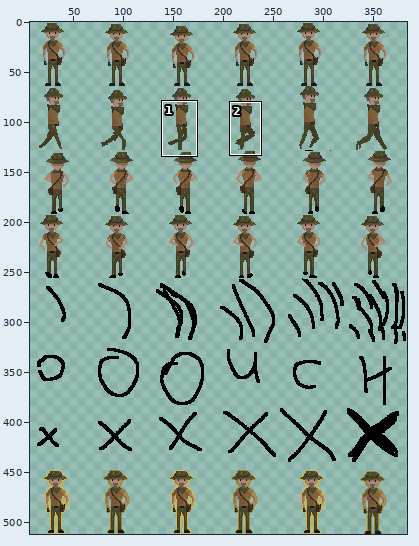
Sprite sheet: LostInTheMap/assets/graphics/characters/giovanni.png. The picture above shows the old version from afar; the outline marks the close-up.
Close-up. Before:
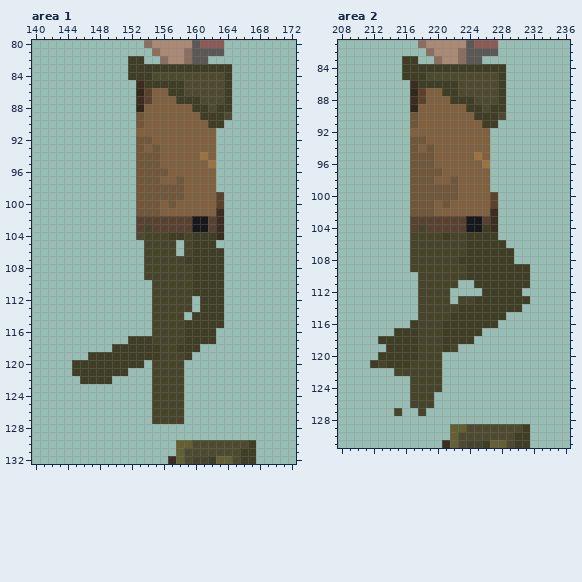
The file is 384x512 pixels. Colours within 5 levels of each other are drawn and written as one. Shown: area 1: x 140..172, y 80..132; area 2: x 208..236, y 81..131. The wide view leaves out empty margins. The commit also changed other parts of the picture, which this record leaves out.
Now the later version:
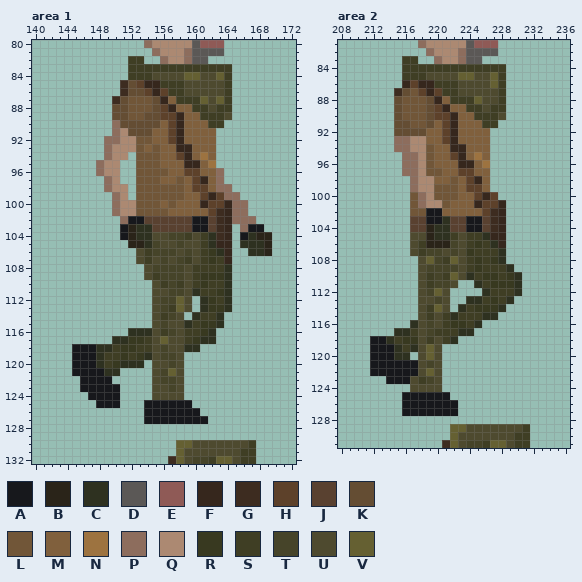
Palette (. is transparent): A #17181c  B #2a2419  C #2e3120  D #5b5856  E #8f5a56  F #36271d  G #3d2c20  H #5d412a  J #594130  K #644d33  L #715638  M #80603d  N #9d7340  P #8d6d5d  Q #ac8972  R #383920  S #3f3e24  T #464429  U #4e4a2f  V #656032
Change:
--- area 1
@@ x 140..172 @@
  83 ............SSSSSSSSSSSSS........
- 84 ............SSSUUUUUUUUUS........
- 85 .............GSSSSSUUUUUS........
- 86 .............FHMMSSUUUUUS........
- 87 .............GHMMMSSSUUUS........
- 88 .............FMMMMMMSSUSS........
- 89 .............LMMMMMMMSSSU........
- 90 .............LMMMMMMMMSS.........
- 91 .............MMMMMMMMMM..........
- 92 .............LLMMMMMMMM..........
- 93 .............LMLMMMMMMM..........
- 94 .............LLLMMMMMNM..........
- 95 .............LLLMMMMMMN..........
- 96 .............LLLLMMMMMM..........
- 97 .............LLLMMLMMMM..........
- 98 .............LLLLLLMMMM..........
- 99 .............LLLLLLMMMMH.........
-100 .............LLLMLMMMMMH.........
-101 .............LLLMMMMMMMG.........
-102 .............JJJJJJJAAJG.........
-103 .............JTJJJJJAAJG.........
-104 .............UTTTSSTSSSG.........
-105 ..............TTTT.TSSS..........
-106 ..............TTTT.TSSSS.........
-107 ..............TTTTTSSSSS.........
-108 ..............TTTTTTSSSS.........
-109 ..............TTTTTTSSSS.........
-110 ...............TTTTTSSSS.........
-111 ...............TTTTTSSSS.........
-112 ...............TTTTT.SSS.........
-113 ...............TTTTT.SSS.........
-114 ...............TTTT.SSSS.........
-115 ...............TTTTSSSSS.........
-116 ...............TTTTSSSS..........
-117 ............SSSTTTTSSSS..........
-118 ..........SSSSSSTTSSS............
-119 .......SSSSSSSSSTTTS.............
-120 .....SSSSSSSSS.TTTT..............
-121 .....SSSSSSS...TTTT..............
-122 ......SSSS.....TTTT..............
-123 ...............TTTT..............
-124 ...............TTTT..............
-125 ...............TTTT..............
-126 ...............TTTT..............
-127 ...............TTTT..............
+ 84 ............SSSUUUUVVUUVS........
+ 85 ...........GKHFFSSSUUUUUS........
+ 86 ...........GKKHFHSSUUUUUS........
+ 87 ..........GKLLLKFMSSSVUVS........
+ 88 ..........KKLLLKHFMMSSUSS........
+ 89 ..........KKLLKKHHFMMSSSU........
+ 90 ..........PKKKKKMHFMMMSS.........
+ 91 ..........PQKKKMMHFMMMM..........
+ 92 .........PPQQLLMMHFMMMM..........
+ 93 .........PQQQLMLMMFFMMM..........
+ 94 .........PQQ.LLLMMHFMNM..........
+ 95 ........PQQ..LLLMMMFFMN..........
+ 96 ........PQQ..LLLLMMHHMMP.........
+ 97 .........PQ..LLLMMLMHFMP.........
+ 98 .........PQQ.LLLLLLMHHMPP........
+ 99 ..........PQ.LLLLLLMMHFHPP.......
+100 ..........PQQLLLMLMMMFHHFPP......
+101 ..........PQQLLLLMMMMMHGFPP......
+102 ...........PAAJJJJJJAAJGFPPP.....
+103 ...........ABCCJJJJJAAJGF.PAA....
+104 ...........ABCCUUTTSUSCGF.ACBB...
+105 ............BBCTUUTUUSCFF.CCCB...
+106 .............USTTTUTUSRCF..CCB...
+107 .............USUTUTSUSRSF........
+108 ..............UTTTTUSSSSC........
+109 ..............USTTTUSRRRC........
+110 ...............USTSUSRSSC........
+111 ...............UUTTUCSSRC........
+112 ...............UTTVU.CRSC........
+113 ...............UTSVU.CRRC........
+114 ...............USTU.CSSC.........
+115 ...............UTUUCSRRC.........
+116 ............CCCUSTUSSRC..........
+117 ..........CCRRSUVUUSRCC..........
+118 .....AAACCSRRSSUTUUCC............
+119 .....AAACSSRSRCUTTU..............
+120 .....AAACSRCCC.UUTU..............
+121 .....AAAACC....UTVU..............
+122 ......AAAA.....UTTU..............
+123 ......AAAAA....UUTU..............
+124 .......AAAA....UUUU..............
+125 ........AAA...AAAAAA.............
+126 ..............AAAAAAA............
+127 ..............AAAAAAAA...........
 128 .................................
--- area 2
@@ x 208..236 @@
  84 ........SSSSSSSSSSSSS........
- 85 ........SSSUUUUUUUUUS........
- 86 .........GSSSSSUUUUUS........
- 87 .........FHMMSSUUUUUS........
- 88 .........GHMMMSSSUUUS........
- 89 .........FMMMMMMSSUSS........
- 90 .........LMMMMMMMSSSU........
- 91 .........LMMMMMMMMSS.........
- 92 .........MMMMMMMMMM..........
- 93 .........LLMMMMMMMM..........
- 94 .........LMLMMMMMMM..........
- 95 .........LLLMMMMMNM..........
- 96 .........LLLMMMMMMN..........
- 97 .........LLLLMMMMMM..........
- 98 .........LLLMMLMMMM..........
- 99 .........LLLLLLMMMM..........
-100 .........LLLLLLMMMMH.........
-101 .........LLLMLMMMMMH.........
-102 .........LLLMMMMMMMG.........
-103 .........JJJJJJJAAJG.........
-104 .........JTJJJJJAASG.........
-105 .........TTTTSTTSSSS.........
-106 .........TTTTTTTSSSSS........
-107 .........TTTTTTTSSSSSS.......
-108 .........TTTTTTSSSSSSS.......
-109 .........TTTTTTTSSSSSSSS.....
-110 ..........TTTTTTSSSSSSSS.....
-111 ..........TTTTT..SSSSSSS.....
-112 ..........TTTT....SSSSS......
-113 ..........TTTT.TTSSSSSSS.....
-114 ..........TTTTTSSSSSSSS......
-115 ..........TTTTSSSSSSS........
-116 .........STTTSSSSSSS.........
-117 .......SSSTTTSSSSS...........
-118 .....SSSSSTTTSSSS............
-119 ......SSSSTTTST..............
-120 .....SSSSSTTT................
-121 ....STSSSTTTT................
-122 .......TTTTTT................
-123 .........TTTT................
-124 .........TTTT................
-125 .........TTT.................
-126 .........TTT.................
-127 .......T..T..................
+ 85 ........SSSUUUUVVUUVS........
+ 86 ........FHFFSSSUUUUVS........
+ 87 .......GKLHFHSSUUUUUS........
+ 88 .......KLLLKFMSSSVUUS........
+ 89 .......KLLLKHFMMSSUSS........
+ 90 .......KLLLKHHFMMSSSU........
+ 91 .......KKLLKMHFMMMSS.........
+ 92 .......KKKKMMHFMMMM..........
+ 93 .......PPQQMMHFMMMM..........
+ 94 .......PPQQLMMFFMMM..........
+ 95 ........PPQLMMHFMNM..........
+ 96 ........PPQLMMMFFMN..........
+ 97 ........PPQLLMMHHMM..........
+ 98 .........PQQMMLMHFM..........
+ 99 .........PQQLLLMHHM..........
+100 .........LPQLLLMMHFH.........
+101 .........LPQQLMMMFHHF........
+102 .........LLAAMMMMMHGF........
+103 .........JJAACJJAAJGF........
+104 .........JJBCCJJAAJGF........
+105 .........UUBCCSUSSCFF........
+106 .........USBBBTUSRSCF........
+107 .........USTTUTURSSSC........
+108 ..........UVTSVUSRSRC........
+109 ..........UTTTTUSRSSSC.......
+110 ..........USTSVUCSRRSRC......
+111 ..........USTTU..CSRRRC......
+112 ..........UTVU....CSSSC......
+113 ..........UUTU..CCSRSC.......
+114 ..........USVU.CSRRRC........
+115 ..........USUSCSSSCC.........
+116 .........CUTUSRRSC...........
+117 .......CCSUTSSSCC............
+118 ....AACSRRUSUSC..............
+119 ....AAACSCUVU................
+120 ....AAACC.UVU................
+121 ....AAAAAAUTU................
+122 ....AAAAAAUVU................
+123 ......AAAUSTU................
+124 .........UUUU................
+125 ........AAAAAA...............
+126 ........AAAAAAA..............
+127 ........AAAAAAA..............
 128 .............................
